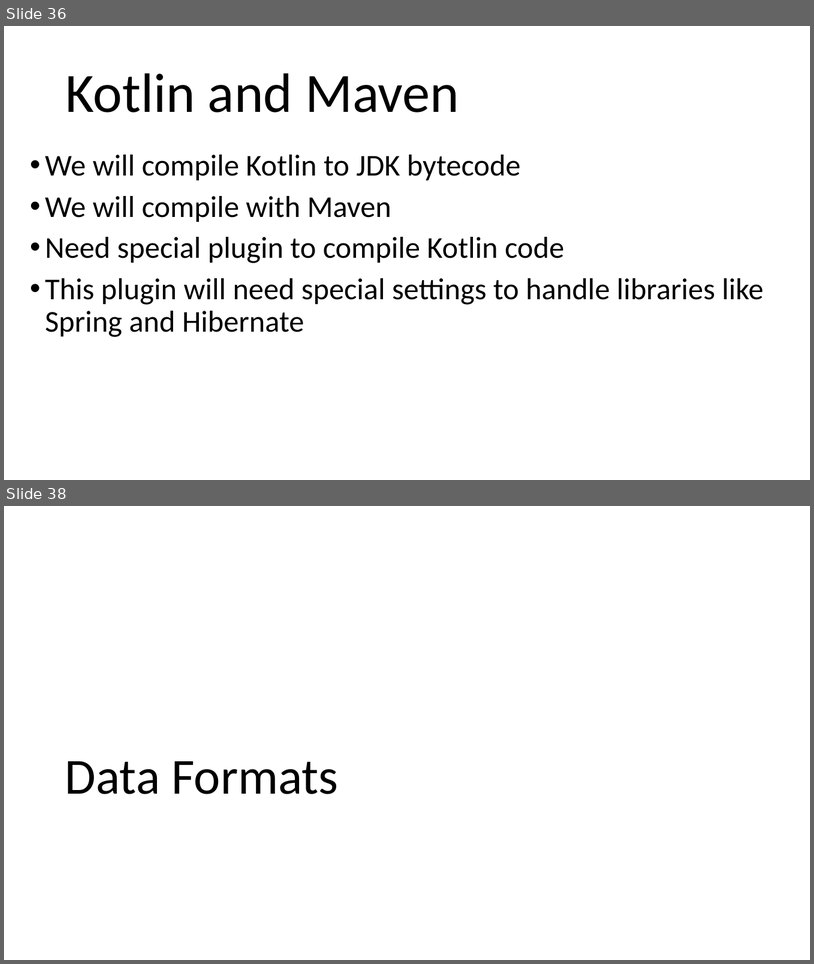
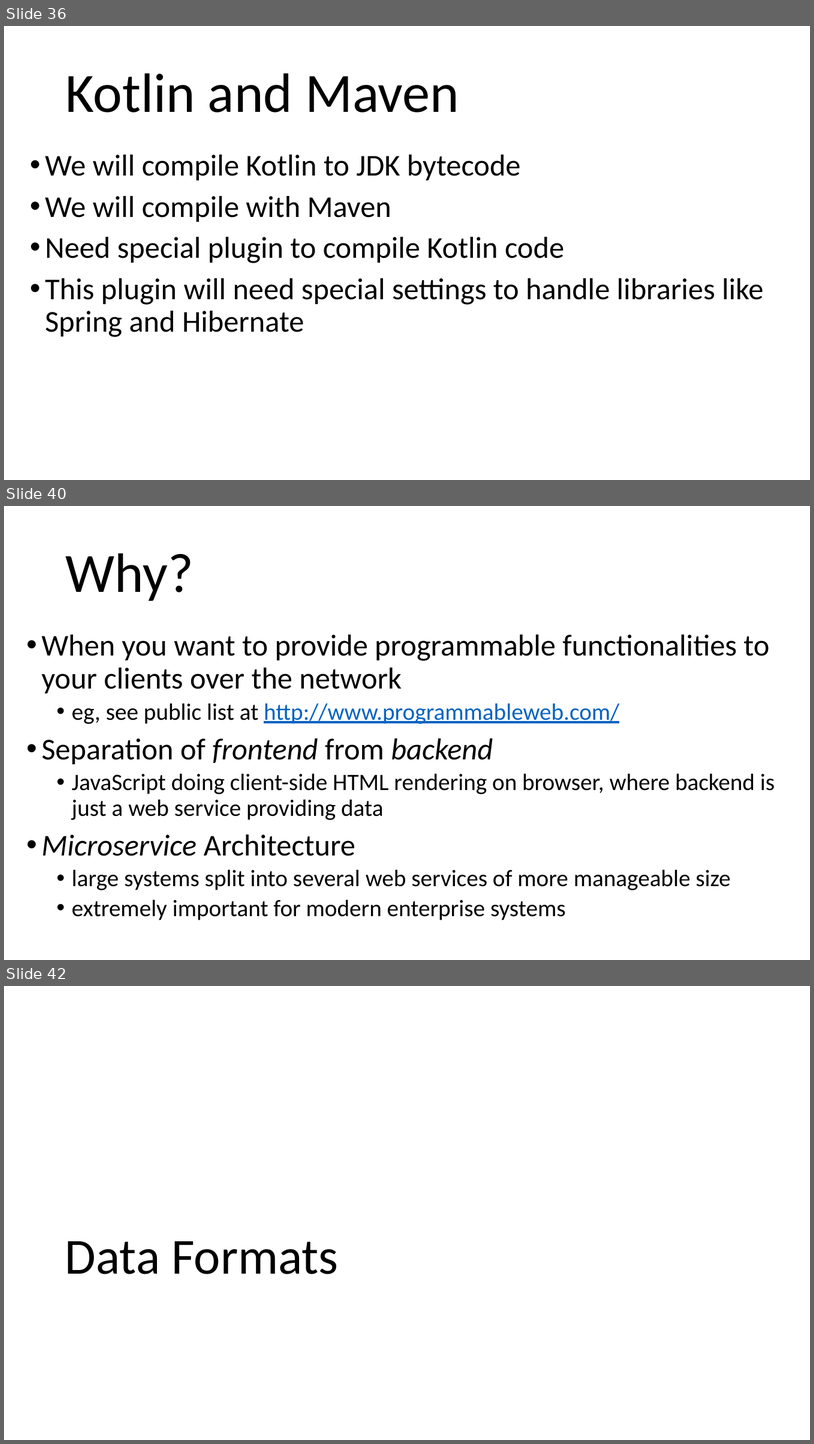
Before and after one commit to arcuri82/testing_security_development_enterprise_systems, a slide deck: doc/advanced/slides/lesson_01.pptx. Shown one above the other, each under a label of ours: slides 36 and 38 before the commit, slides 36, 40 and 42 after it; the slides between them are not shown. The pictures are 814x964 and 814x1444 pixels, drawn with LibreOffice and Linux fonts; fonts in the diff are those of the drawing. Boxes give left, top, right and bottom in pixels: in the first picture for what was removed or moved away, otherwise in the second. Text is boxed around its words. In the diff, an @@ line names an element or a change of style, - is before the commit and + after.

```diff
--- a/doc/advanced/slides/lesson_01.pptx
+++ b/doc/advanced/slides/lesson_01.pptx
@@ slide 40 added at [4, 506, 810, 960], background #FFFFFF @@
@@ title added at [65, 553, 194, 601], 66 pt, text #000000 @@
+Why?
@@ text added at [42, 634, 775, 920], 28 pt, text #000000 @@
+• When you want to provide programmable functionalities to your clients over the network
+  • eg, see public list at http://www.programmableweb.com/
+• Separation of frontend from backend
+  • JavaScript doing client-side HTML rendering on browser, where backend is just a web service providing data
+• Microservice Architecture
+  • large systems split into several web services of more manageable size
+  • extremely important for modern enterprise systems
@@ what was slide 38 is now slide 42 @@
```
Also in this commit, not shown: 6 slides changed, 5 other slides added, 2 slides removed, 6 other files.
